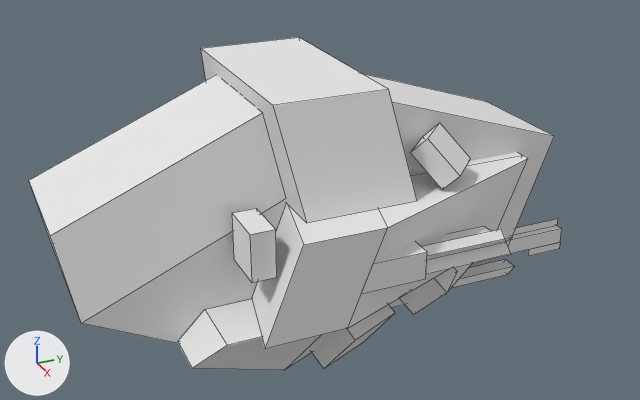
The OBJ model src/main/resources/assets/galacticraftasteroids/models/astroMiner.obj, before and after one commit.
The view is the same before and after, from a camera (50 mm lens) standing at (83.3, -40.3, 40.8) and looking at (-1.8, -2.0, -1.8). Arrows for +X, +Y and +Z are at lower left; the lights stay in place. Mesh edges are drawn as thin lines. Where no turn or scale is listed for an object, it has been applied to the vertices. Vertices at the same position are counted once.

Objects in the first picture: 'astroMiner'.
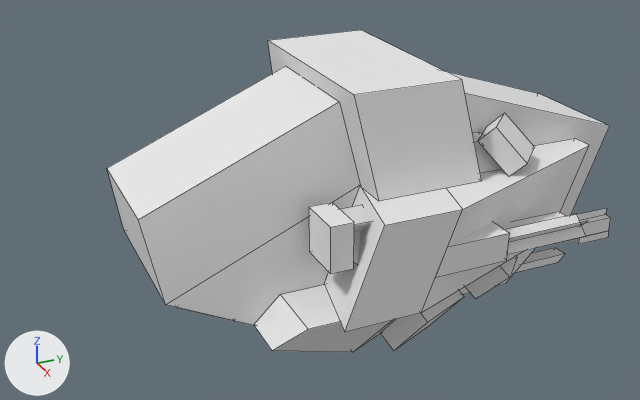
The change in detail:
me_astrominer is used by ob_astrominer; location (0.0, 0.0, 0.0).
me_astrominer had 317 vertices, 215 faces and spanned x -18.0..18.0, y -33.0..31.5, z -16.3..15.0.
me_astrominer now has 358 vertices, 208 faces and spans x -18.1..18.1, y -24.8..39.7, z -16.0..15.0.
me_astrominer part 1: the loose piece of 4 vertices spanning x 16.0..18.0, y 0.5..10.5, z -2.0..0.0 is moved by (0.2, 9.5, 0.1).
me_astrominer part 2: the loose piece of 4 vertices spanning x 16.0..18.0, y 0.5..10.5, z -2.0..0.0 is moved by (0.2, 9.5, 0.1).
me_astrominer part 3: the loose piece of 4 vertices spanning x 0.0, y 23.5..31.5, z -11.0..-10.0 is moved by (0.0, 8.1, 0.0).
me_astrominer part 4: the loose piece of 8 vertices spanning x -1.0..1.0, y 10.5..24.5, z -16.0..-15.0 is moved by (0.0, 8.1, 0.0).
me_astrominer part 5: the loose piece of 8 vertices spanning x 5.1..13.7, y -7.6..1.4, z -16.3..-9.2 is turned 130.5 degrees about the z axis through its middle, then moved by (-19.6, 8.2, 0.5).
me_astrominer part 6: the loose piece of 8 vertices spanning x -14.1..-5.8, y -7.5..1.2, z -16.3..-9.2 is multiplied about its middle by the matrix ((-0.357, -0.315, -0.879), (0.213, 0.889, -0.405), (0.909, -0.332, -0.251)), then moved by (20.2, 8.3, 0.5).
me_astrominer part 7: the loose piece of 8 vertices spanning x -3.5..3.5, y -29.0..-21.7, z -11.8..-6.4 is moved by (0.0, 8.1, 0.0).
me_astrominer part 8: the loose piece of 8 vertices spanning x 6.0..13.3, y 2.5..9.8, z -11.5..-6.2 is moved by (0.0, 8.1, 0.0).
me_astrominer part 9: the loose piece of 8 vertices spanning x 7.0..14.3, y 2.5..9.8, z 4.2..9.5 is moved by (0.0, 8.1, 0.0).
me_astrominer part 10: the loose piece of 8 vertices spanning x 10.0..15.0, y -16.5..-14.0, z -0.5..4.5 is moved by (0.6, 7.8, -0.5).
me_astrominer part 11: the loose piece of 30 vertices spanning x -16.0..16.0, y -33.0..3.0, z -15.0..13.0 is rebuilt with 30 vertices and now spans x -16.2..16.2, y -24.8..11.2, z -15.0..13.0.
me_astrominer part 12: the loose piece of 14 vertices spanning x -1.0..1.0, y 9.5..31.5, z -14.0..-11.0 is rebuilt with 14 vertices and now spans x -1.0..1.0, y 17.7..39.7, z -14.0..-11.0.
me_astrominer part 13: the loose piece of 8 vertices spanning x -14.0..14.0, y -12.5..1.5, z 4.0..15.0 is rebuilt with 8 vertices and now spans x -13.1..13.1, y -4.3..9.7, z 4.4..15.0.
me_astrominer part 14: the loose piece of 8 vertices spanning x -7.0..7.0, y -0.5..23.5, z -8.0..13.0 is rebuilt with 8 vertices and now spans x -6.9..6.9, y 7.7..31.7, z -8.0..13.0.
me_astrominer part 15: the loose piece of 8 vertices spanning x 13.0..18.0, y -6.6..0.5, z -2.5..0.5 is deleted.
me_astrominer part 16: the loose piece of 4 vertices spanning x 13.0..17.0, y 0.5..10.5, z -1.0 is deleted.
me_astrominer part 17: 45 vertices removed from x -18.0..18.0, y -16.5..18.5, z -14.0..4.0; 110 vertices added at x -18.1..18.1, y -8.3..26.7, z -14.0..7.2.

What differs and where, as boxes (x1, y1, x2, y2) in the pictures (640 x 400 px; the box of a moved part takes in the faces that stretch with it):
'astroMiner', reshaped
    before: (29, 37, 562, 370)
    after: (107, 30, 611, 352)
part 1 of me_astrominer, moved or reshaped
    before: (421, 229, 511, 274)
    after: (505, 214, 586, 255)
part 2 of me_astrominer, moved or reshaped
    before: (427, 237, 512, 259)
    after: (509, 221, 587, 241)
part 3 of me_astrominer, moved or reshaped
    before: (513, 219, 558, 235)
    after: (577, 208, 607, 221)
part 4 of me_astrominer, moved or reshaped
    before: (452, 259, 514, 288)
    after: (516, 248, 565, 272)
part 5 of me_astrominer, moved or reshaped (not visible afterwards)
    before: (312, 304, 395, 368)
part 6 of me_astrominer, moved or reshaped (not visible before)
    after: (381, 290, 464, 351)
part 7 of me_astrominer, moved or reshaped (not visible before)
    after: (177, 307, 233, 321)
part 8 of me_astrominer, moved or reshaped
    before: (399, 268, 457, 314)
    after: (465, 256, 517, 299)
part 9 of me_astrominer, moved or reshaped
    before: (410, 123, 471, 190)
    after: (478, 113, 535, 176)
part 10 of me_astrominer, moved or reshaped
    before: (232, 208, 277, 282)
    after: (309, 202, 354, 274)
part 11 of me_astrominer, rebuilt
    before: (29, 75, 332, 370)
    after: (107, 67, 397, 352)
part 12 of me_astrominer, rebuilt
    before: (508, 226, 562, 256)
    after: (578, 215, 611, 244)
part 13 of me_astrominer, rebuilt (8% shorter)
    before: (201, 37, 417, 223)
    after: (268, 30, 482, 201)
part 14 of me_astrominer, rebuilt
    before: (364, 74, 554, 245)
    after: (445, 71, 609, 216)
part 15 of me_astrominer, deleted
    before: (361, 242, 427, 294)
part 16 of me_astrominer, deleted
    before: (433, 226, 490, 244)
part 17 of me_astrominer, built on
    before: (252, 152, 528, 349)
    after: (324, 132, 589, 332)
